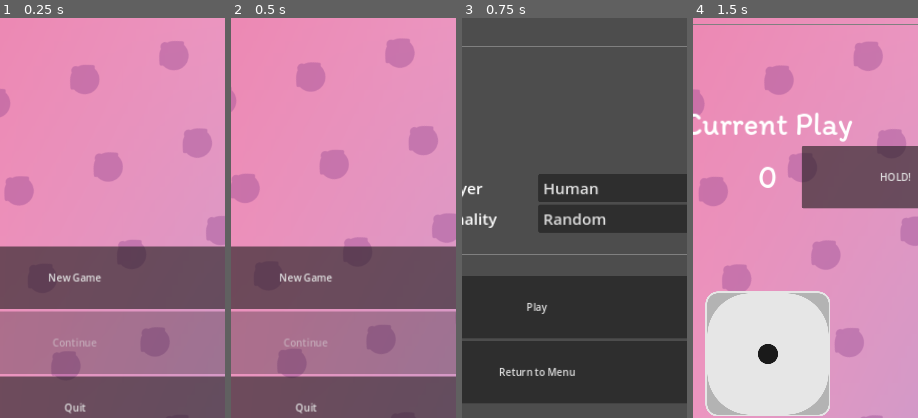
Above: before the commit, frames 1-4 (left to right).
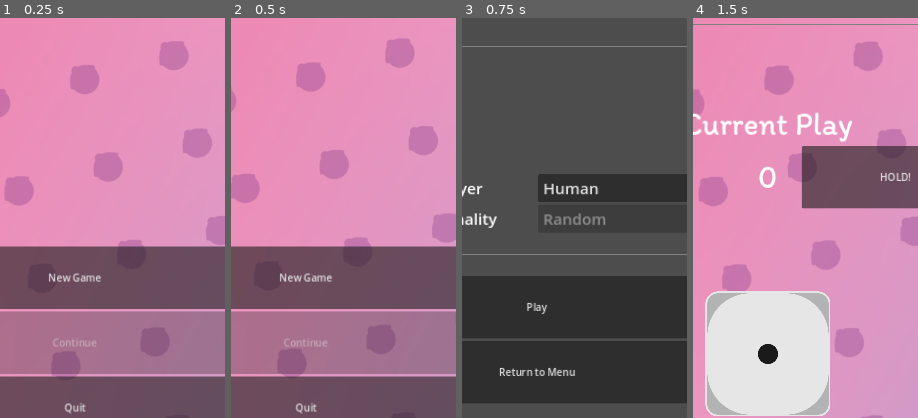
Above: after the commit, the same moments.

Repository: Ghigog/Cerdo
Game: Godot game, scene res://Scenes/mainmenu.tscn
Same seed, same stepped clock (60 frames per second), same inputs: the game is played once before the commit and once after it. Sound files missing from this copy of the repository are replaced by a short silence.
Inputs:
- Up to frame 1 (0.25 s): no input
- Up to frame 2 (0.5 s): no input
- Up to frame 3 (0.75 s): click "New Game" at 0.5 s
- Up to frame 4 (1.5 s): click "Play" at 1.25 s
The pictures show only the part of the screen within x 33-83%, y 35-85%; the shares and areas given below are measured in that part.

Frames 1-2 are identical in both runs. In frame 3, 0.3% of the frame differs, in the area x 36-64%, y 48-52%; in frame 4, nothing differs.

Commit message:
Disable CPU Personality when 2nd Player is Human

Diff:
--- a/Scripts/gamesetup.gd
+++ b/Scripts/gamesetup.gd
@@ -2,12 +2,13 @@
 
 @onready var option_button = $CanvasLayer/VBoxContainer/HBoxContainer/OptionButton
 
+@onready var cpu_button = $CanvasLayer/VBoxContainer/HBoxContainer2/CPUButton
 
 
 
 # Called when the node enters the scene tree for the first time.
 func _ready():
-	pass # Replace with function body.
+	cpu_button.disabled = option_button.selected == 0
 
 
 # Called every frame. 'delta' is the elapsed time since the previous frame.
@@ -17,6 +18,7 @@
 
 func _on_option_button_item_selected(index):
 	Global.second_player = index
+	cpu_button.disabled = option_button.selected == 0
 
 func _on_cpu_button_item_selected(index):
 	Global.cpu_personality = index
